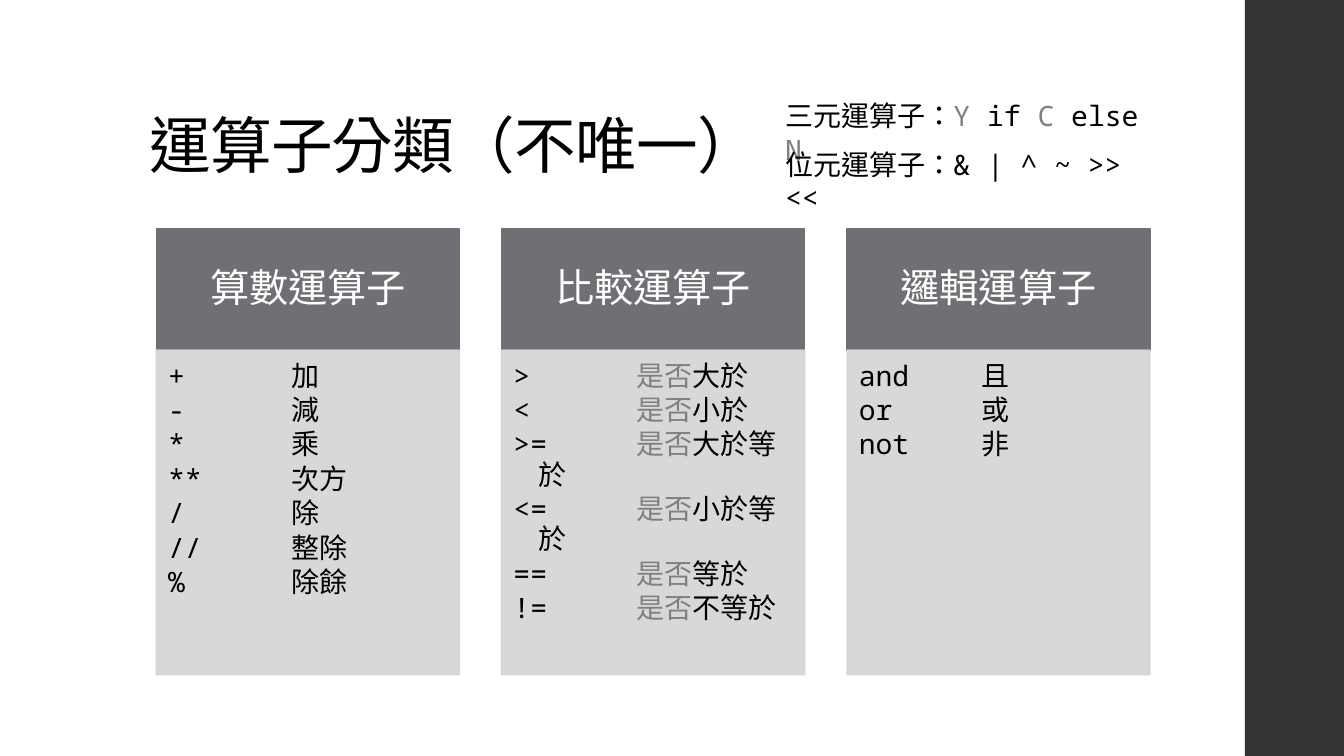
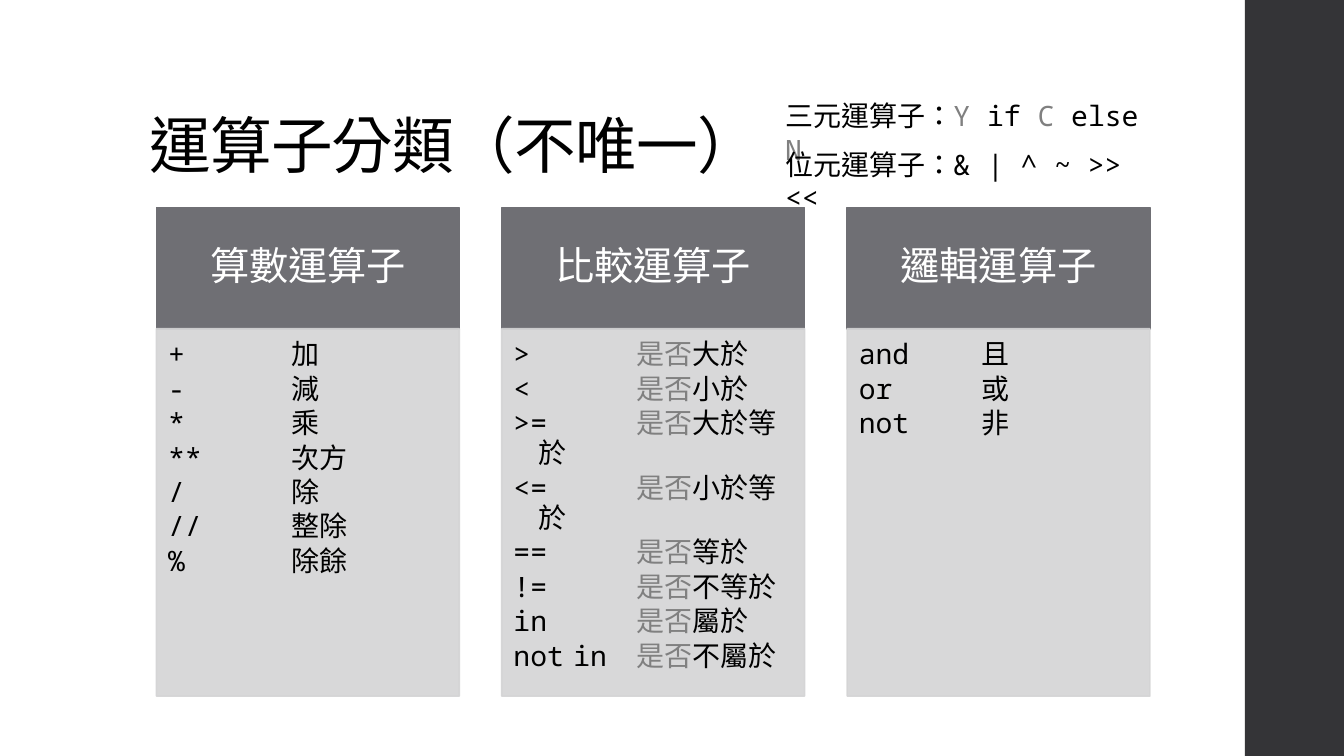
Before and after one commit to an920107/ServiceLearning, a slide deck: slide 3 of Class 3.pptx. Drawn at 1344x756 pixels with LibreOffice and Linux fonts; fonts in the diff are those of the drawing. Boxes give left, top, right and bottom in pixels: in the first picture for what was removed or moved away, otherwise in the second. Text is boxed around its words. In the diff, an @@ line names an element or a change of style, - is before the commit and + after.

```diff
--- a/Class 3.pptx
+++ b/Class 3.pptx
@@ 3 texts, 3 rectangles: place and size @@
-3 texts, 3 rectangles at box(156, 229, 1150, 350)
+3 texts, 3 rectangles at box(156, 208, 1150, 329)
@@ text "+ 加": place and size @@
-text "+ 加" at box(291, 363, 347, 595)
+text "+ 加" at box(291, 341, 347, 574)
@@ rectangle: place and size @@
-rectangle at box(156, 350, 460, 675)
+rectangle at box(156, 329, 460, 696)
@@ text "> 是否大於": place and size @@
-text "> 是否大於" at box(637, 362, 777, 621)
+text "> 是否大於" at box(637, 340, 777, 668)
@@ rectangle: place and size @@
-rectangle at box(502, 350, 806, 675)
+rectangle at box(502, 329, 806, 696)
@@ text "and 且": place and size @@
-text "and 且" at box(859, 364, 1010, 457)
+text "and 且" at box(859, 342, 1010, 436)
@@ rectangle: place and size @@
-rectangle at box(847, 350, 1150, 675)
+rectangle at box(847, 329, 1150, 696)
@@ text at box(637, 607, 777, 668): paragraphs added @@
+  in 是否屬於
+  not in 是否不屬於
```
Also in this commit, not shown: 1 other file.
